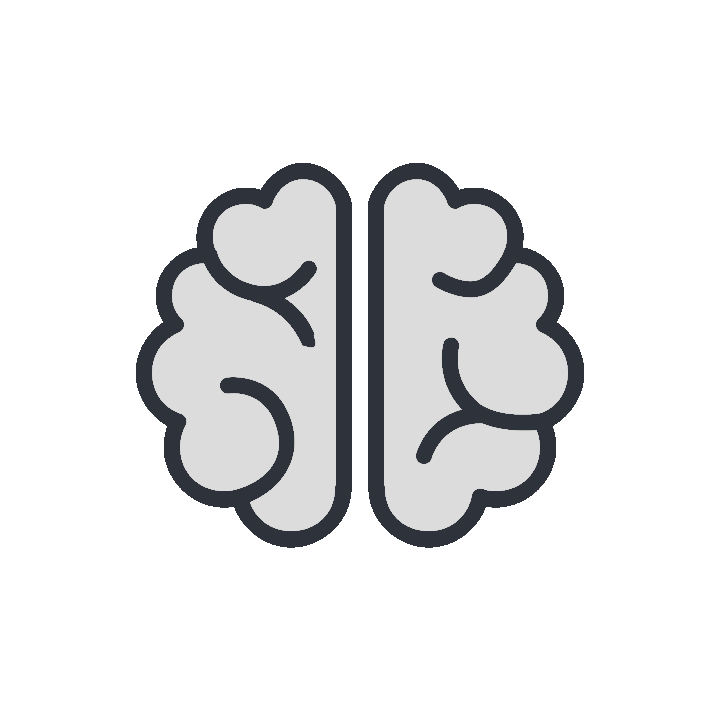
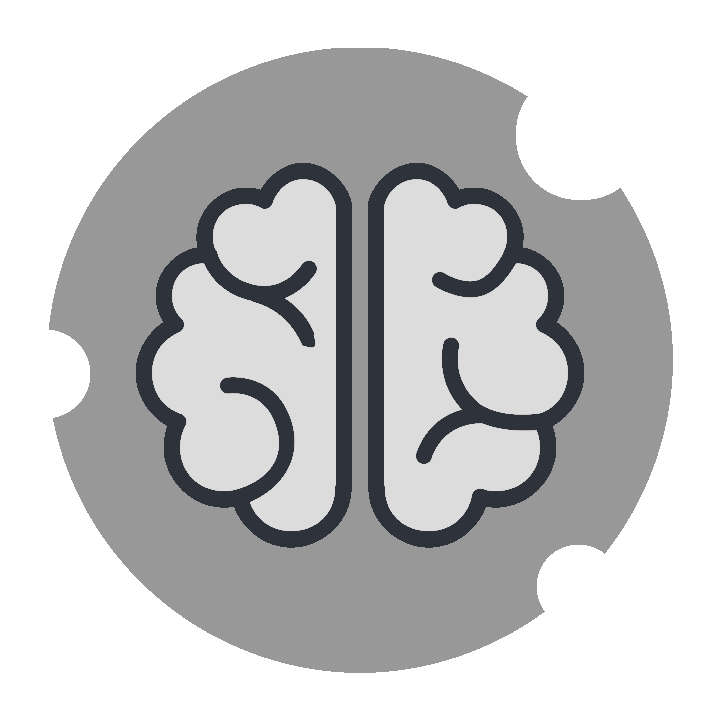
Revision of a layered (720, 720) image; what changed, layer by layer:
added layer "Border #2" above "Border #1" over (x1=49, y1=48, x2=673, y2=673)
hid "Border #1" over (x1=49, y1=48, x2=673, y2=673)
